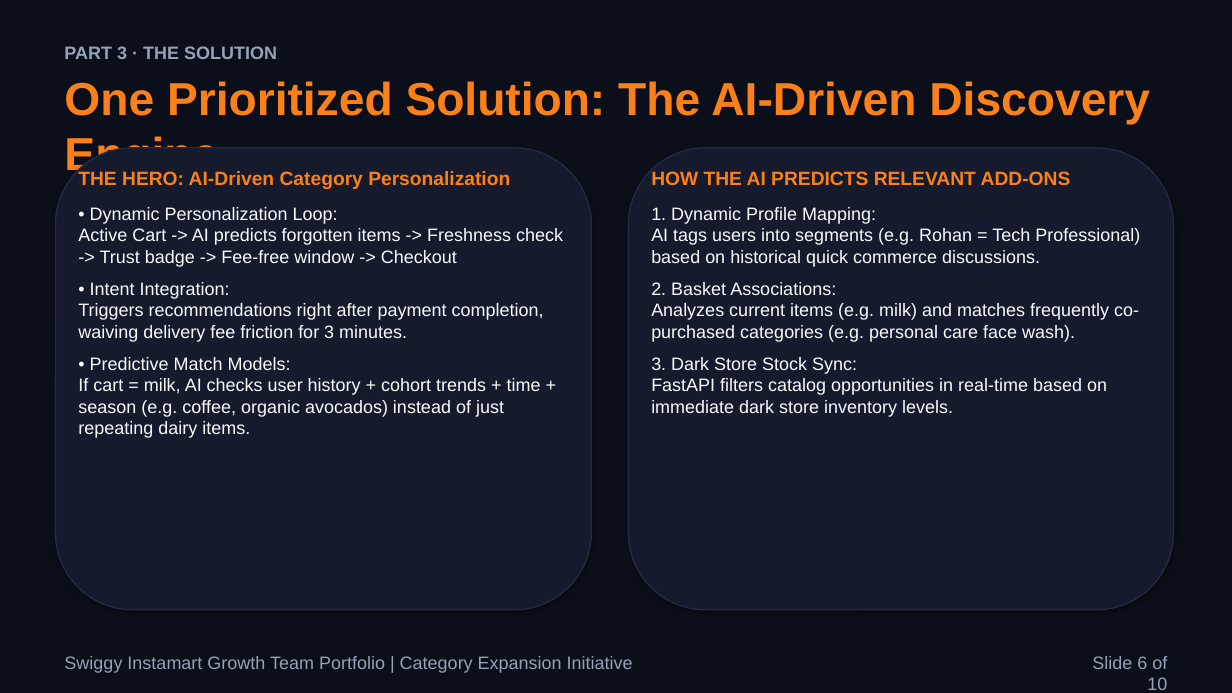
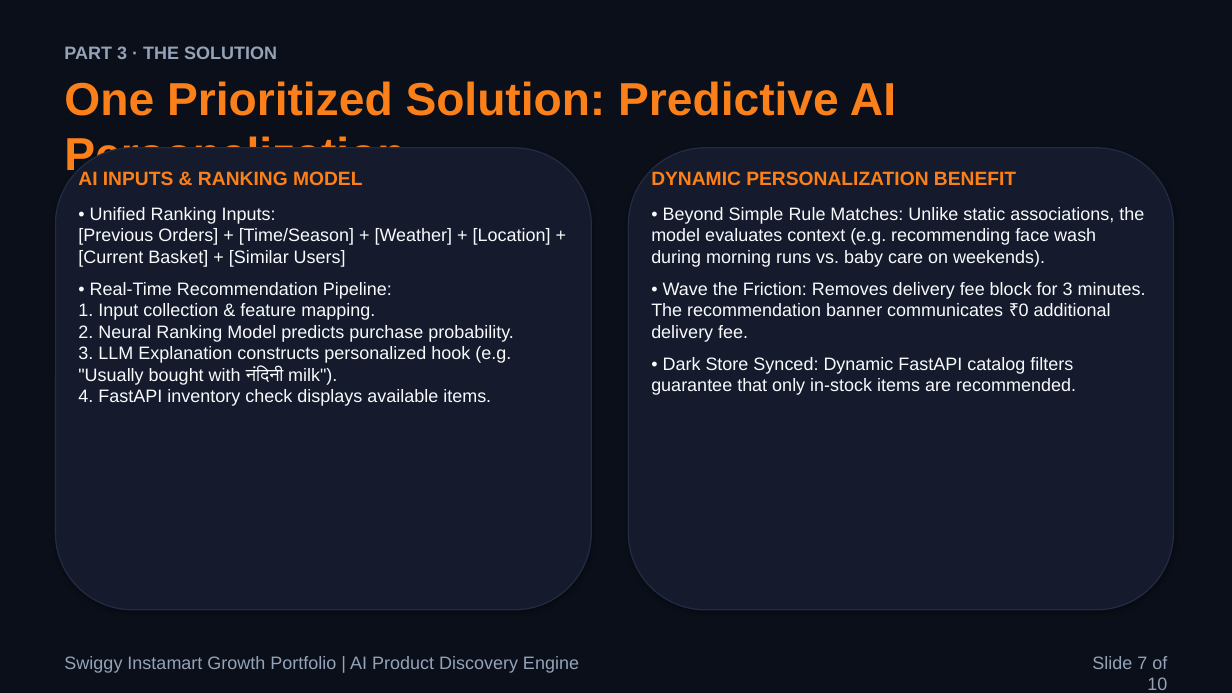
Before and after one commit to aashritamalviya1999/swiggy-instamart-discovery, a slide deck: slide 7 of NL Swiggy Instamart.pptx (slide 6 before the commit). Drawn at 1232x693 pixels with LibreOffice and Linux fonts; fonts in the diff are those of the drawing. Boxes give left, top, right and bottom in pixels: in the first picture for what was removed or moved away, otherwise in the second. Text is boxed around its words. In the diff, an @@ line names an element or a change of style, - is before the commit and + after.

```diff
--- a/NL Swiggy Instamart.pptx
+++ b/NL Swiggy Instamart.pptx
@@ text at box(64, 81, 896, 180): text changed @@
-One Prioritized Solution: The AI-Driven Discovery Engine
+One Prioritized Solution: Predictive AI Personalization
@@ text at box(78, 171, 551, 406): text changed @@
-THE HERO: AI-Driven Category Personalization
-• Dynamic Personalization Loop:
-Active Cart -> AI predicts forgotten items -> Freshness check -> Trust badge -> Fee-free window -> Checkout
-• Intent Integration:
-Triggers recommendations right after payment completion, waiving delivery fee friction for 3 minutes.
-• Predictive Match Models:
-If cart = milk, AI checks user history + cohort trends + time + season (e.g. coffee, organic avocados) instead of just repeating dairy items.
+AI INPUTS & RANKING MODEL
+• Unified Ranking Inputs:
+[Previous Orders] + [Time/Season] + [Weather] + [Location] + [Current Basket] + [Similar Users]
+• Real-Time Recommendation Pipeline:
+1. Input collection & feature mapping.
+2. Neural Ranking Model predicts purchase probability.
+3. LLM Explanation constructs personalized hook (e.g. "Usually bought with नंदिनी milk").
+4. FastAPI inventory check displays available items.
@@ text at box(651, 171, 1146, 395): text changed @@
-HOW THE AI PREDICTS RELEVANT ADD-ONS
-1. Dynamic Profile Mapping:
-AI tags users into segments (e.g. Rohan = Tech Professional) based on historical quick commerce discussions.
-2. Basket Associations:
-Analyzes current items (e.g. milk) and matches frequently co-purchased categories (e.g. personal care face wash).
-3. Dark Store Stock Sync:
-FastAPI filters catalog opportunities in real-time based on immediate dark store inventory levels.
+DYNAMIC PERSONALIZATION BENEFIT
+• Beyond Simple Rule Matches: Unlike static associations, the model evaluates context (e.g. recommending face wash during morning runs vs. baby care on weekends).
+• Wave the Friction: Removes delivery fee block for 3 minutes. The recommendation banner communicates ₹0 additional delivery fee.
+• Dark Store Synced: Dynamic FastAPI catalog filters guarantee that only in-stock items are recommended.
@@ text at box(64, 656, 579, 673): text changed @@
-Swiggy Instamart Growth Team Portfolio | Category Expansion Initiative
+Swiggy Instamart Growth Portfolio | AI Product Discovery Engine
@@ text at box(1092, 656, 1167, 690): text changed @@
-Slide 6 of 10
+Slide 7 of 10
```
Also in this commit, not shown: 8 other slides changed, 1 slide added, 1 slide removed, 3 other files.
